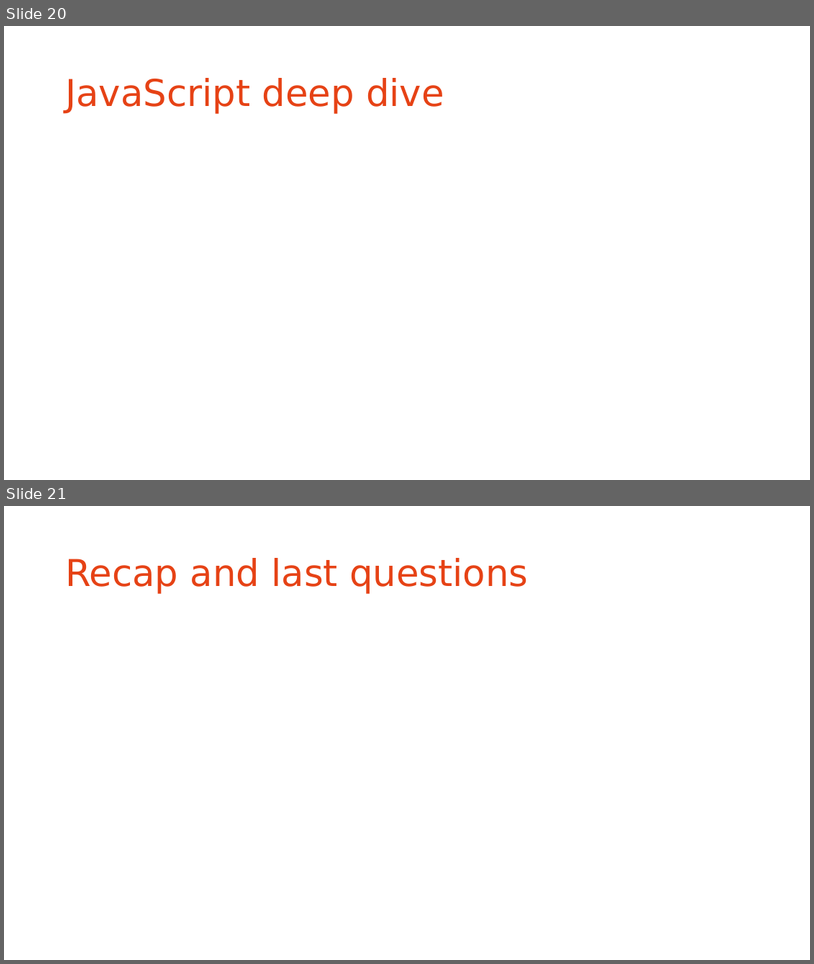
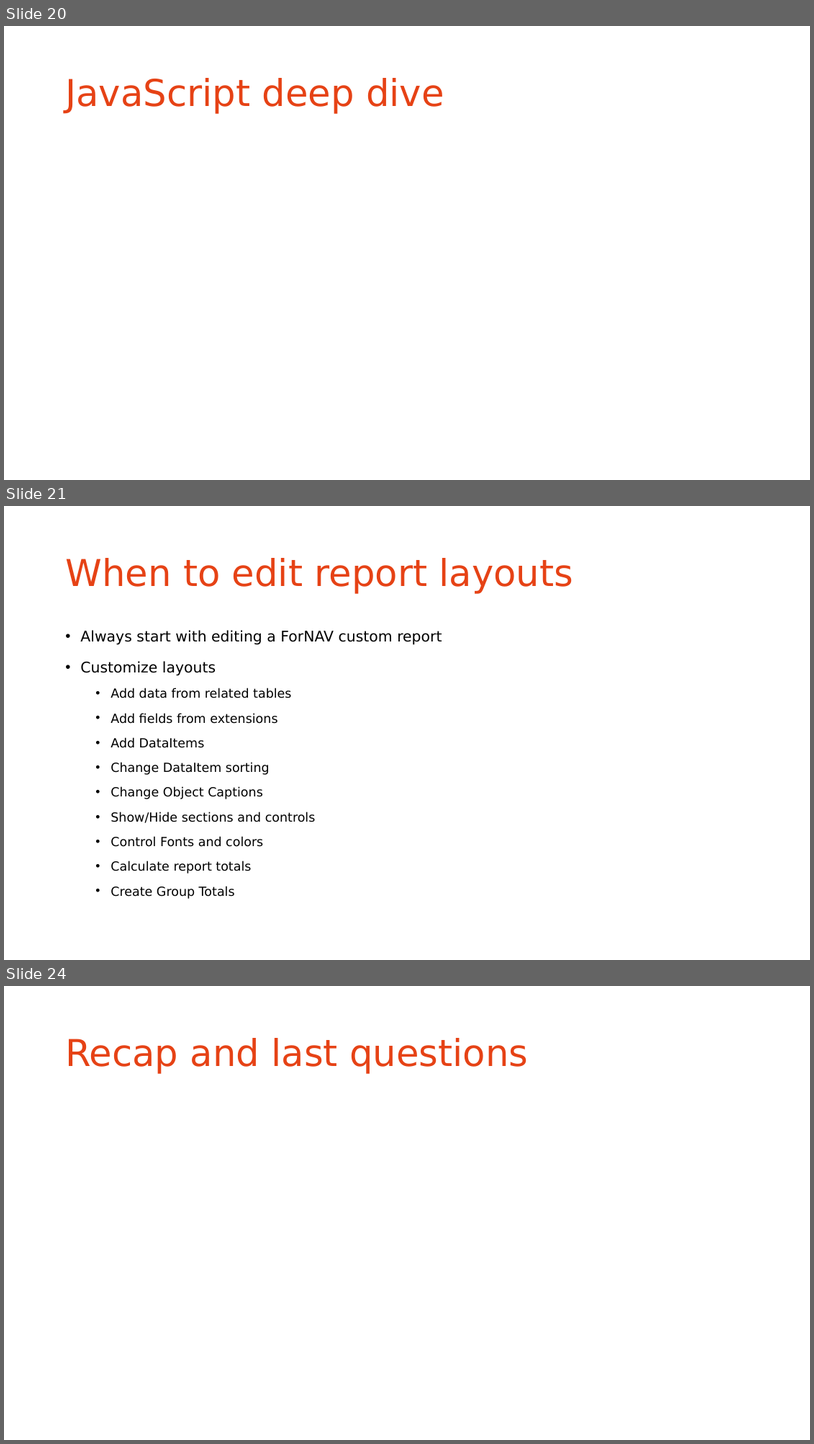
Before and after one commit to fornav/ForNav.Training.Modules, a slide deck: Powerpoint/Webinar Developer.pptx. Shown one above the other, each under a label of ours: slides 20 and 21 before the commit, slides 20, 21 and 24 after it; the slides between them are not shown. The pictures are 814x964 and 814x1444 pixels, drawn with LibreOffice and Linux fonts; fonts in the diff are those of the drawing; background and template pictures are left out. Boxes give left, top, right and bottom in pixels: in the first picture for what was removed or moved away, otherwise in the second. Text is boxed around its words. In the diff, an @@ line names an element or a change of style, - is before the commit and + after.

```diff
--- a/Powerpoint/Webinar Developer.pptx
+++ b/Powerpoint/Webinar Developer.pptx
@@ slide 21 added at (4,506,810,960), background #FFFFFF @@
@@ title added at (65,558,574,593), 44 pt, text #E64215 @@
+When to edit report layouts
@@ text added at (80,630,442,898), 15 pt, text #000000 @@
+• Always start with editing a ForNAV custom report
+• Customize layouts
+  • Add data from related tables
+  • Add fields from extensions
+  • Add DataItems
+  • Change DataItem sorting
+  • Change Object Captions
+  • Show/Hide sections and controls
+  • Control Fonts and colors
+  • Calculate report totals
+  • Create Group Totals
@@ what was slide 21 is now slide 24 @@
```
Also in this commit, not shown: 1 slide changed, 2 other slides added, 4 other files.
